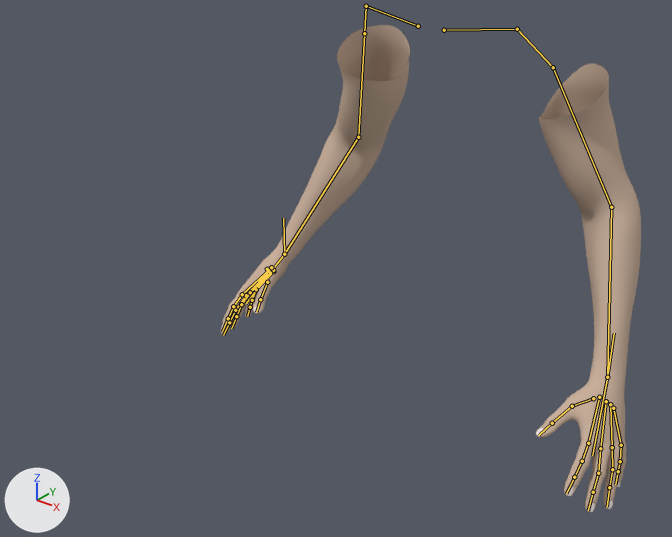
The Blender file Game35B/Assets/Models/FPP hands/hands_copy.blend: old version first, new version second.
Camera for both pictures: a 50 mm lens placed at (7.63, -12.28, 16.88), pointed at (0.01, -2.75, 10.97). Arrows for +X, +Y and +Z are at lower left; the lights stay in place. Both versions are drawn at frame 200 of the action 'Jump'; the numbers are the values there. The bones that bend it are drawn over the model as lines.

The first picture shows 'basicRig:Body'.
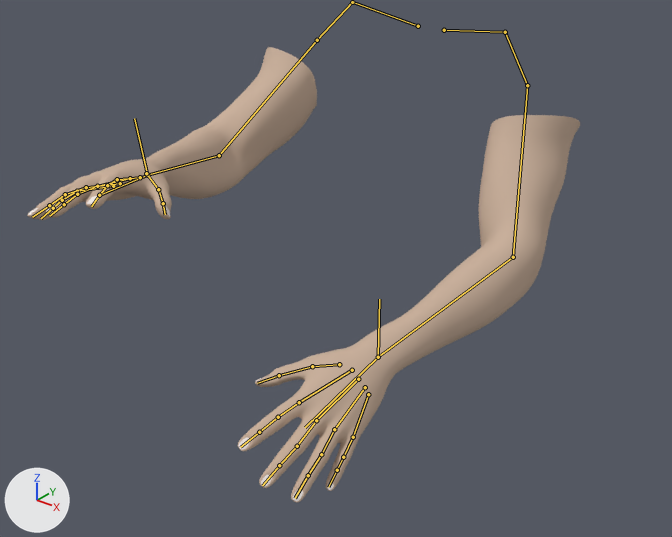
Commit message: FPP hands jump animation update
Updated jump animation as requested.

What differs and where, as boxes [x1, y1, x2, y2] in the pictures (672 x 537 px):
'basicRig:Body', posed (32% wider, 7% shorter): before [221, 25, 641, 513]; after [27, 47, 580, 503]
bone 'forearm.R.001', root to tip: before (284, 254) to (283, 218); after (147, 175) to (134, 118)
bone 'hand.R', root to tip: before (284, 254) to (246, 303); after (147, 175) to (97, 196)
bone 'forearm.L.001', root to tip: before (607, 377) to (614, 333); after (378, 357) to (379, 299)
bone 'hand.L', root to tip: before (607, 377) to (592, 455); after (378, 357) to (305, 427)

The edits, one by one:
Bone 'forearm.R.001' (bone_forearm_r_001) moves from (1.58, -1.23, -1.74) to (3.83, 2.31, 3.23).
Bone 'forearm.R.001' (bone_forearm_r_001) turns from (0, 0, 0) to (9, 0, 0) degrees about its own x, y and z.
Bone 'hand.R' (bone_hand_r) turns from (3, 2, 9) to (24, -54, -63) degrees about its own x, y and z.
Bone 'forearm.L.001' (bone_forearm_l_001) moves from (-1.38, -1.21, -1.45) to (-2.53, 0.71, 2.79).
Bone 'hand.L' (bone_hand_l) turns from (5, -1, -4) to (-344, -339, 24) degrees about its own x, y and z.
